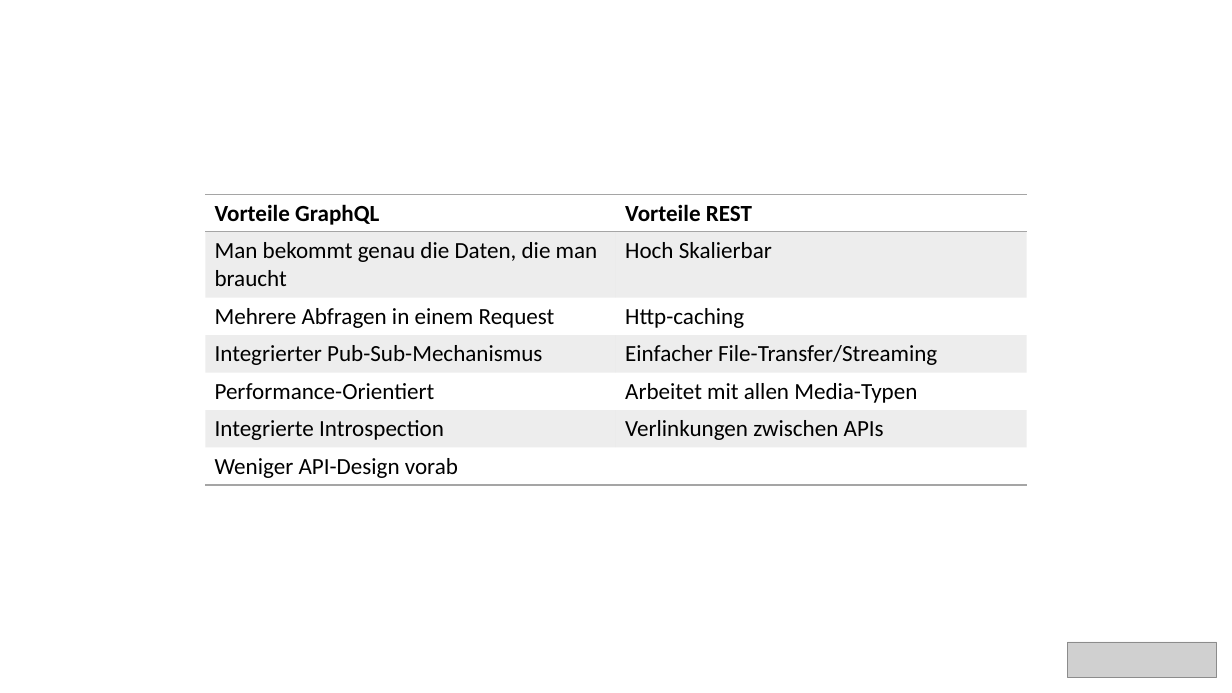
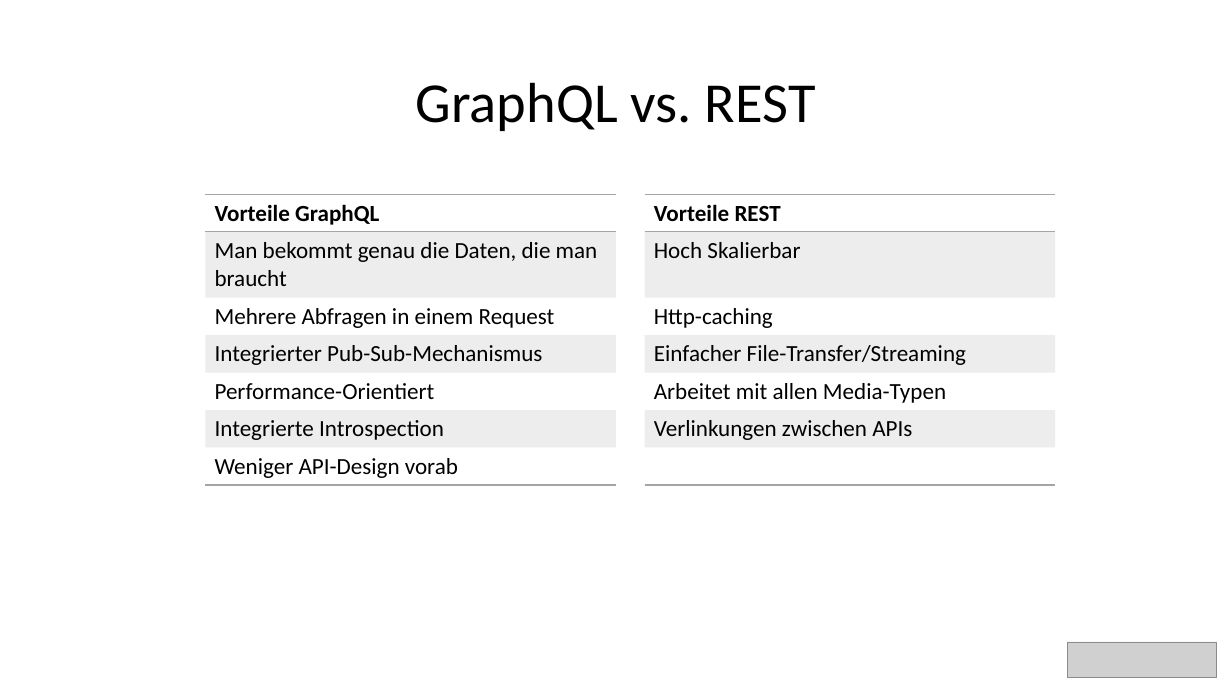
Before and after one commit to bytePassion/GraphQL-Talk, a slide deck: slide 46 of slides/GraphqlSlides.pptx (slide 49 before the commit). Drawn at 1232x693 pixels with LibreOffice and Linux fonts; fonts in the diff are those of the drawing; grey boxes stand for pictures. Boxes give left, top, right and bottom in pixels: in the first picture for what was removed or moved away, otherwise in the second. Text is boxed around its words. In the diff, an @@ line names an element or a change of style, - is before the commit and + after.

```diff
--- a/slides/GraphqlSlides.pptx
+++ b/slides/GraphqlSlides.pptx
@@ title added at [416,82,816,131], 44 pt, text #000000 @@
+GraphQL vs. REST
@@ table at [205,194,616,483] @@
-column 2: Vorteile REST | Hoch Skalierbar | Http-caching | Einfacher File-Transfer/Streaming | Arbeitet mit allen Media-Typen | Verlinkungen zwischen APIs | 
@@ table: place and size @@
-table at [205,194,1026,483]
+table at [205,194,616,483]
@@ table added at [645,194,1055,483], 7 rows, 1 columns @@
+Vorteile REST
+Hoch Skalierbar
+Http-caching
+Einfacher File-Transfer/Streaming
+Arbeitet mit allen Media-Typen
+Verlinkungen zwischen APIs
+
```
Also in this commit, not shown: 8 other slides changed, 7 slides removed.
